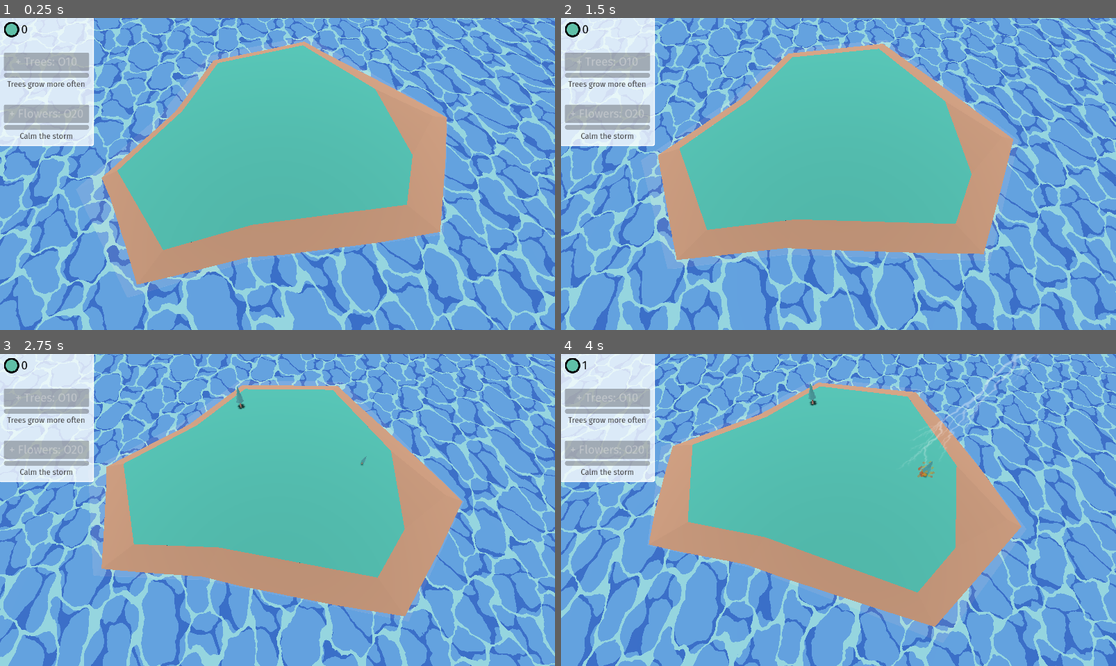
Above: before the commit, frames 1-4 (two rows, left to right).
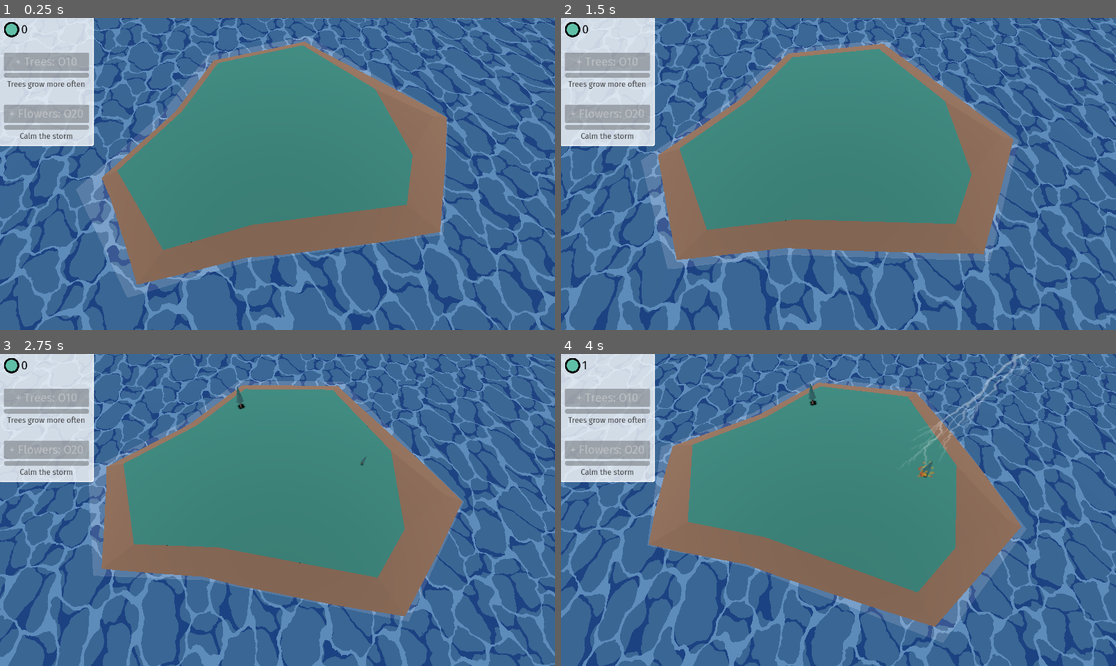
Above: after the commit, the same moments.

Repository: lumi-a/ecotomata
Game: Godot game, scene res://main.tscn
The game is run twice, just before and just after one commit, with the same random seed, the same clock (stepped at 60 frames per second) and the same inputs.
Inputs:
- Up to frame 1 (0.25 s): no input
- Up to frame 2 (1.5 s): no input
- Up to frame 3 (2.75 s): no input
- Up to frame 4 (4 s): no input

The runs differ from the first frame. In frame 1, 93% of the frame differs, in the area x 0-100%, y 0-100%; in frame 2, 93%; in frame 3, 93%; in frame 4, 93%.

Commit message:
Change lighting over time

Diff:
--- a/island.gd
+++ b/island.gd
@@ -3,7 +3,8 @@
 @export var camera_rotation_node: Node3D
 var camera: Camera3D
 @export var ui_node: Control
-@export var victory: Label
+@export var victory: Control
+@export var environment: WorldEnvironment
 
 const num_initial_sapling_attempts: int = 0
 const num_initial_plant_attempts: int = 0
@@ -171,6 +172,10 @@
 			ui_node.modulate.a = 0
 			victory.modulate.a = 1
 
+	var lambda = min(1, 3 * delta)
+	environment.environment.background_energy_multiplier = lerp(environment.environment.background_energy_multiplier, lerp(0.1, 0.5, ui_node.flower_level / ui_node.flower_max_level), lambda)
+	print(environment.environment.background_energy_multiplier)
+
 
 	# try adding flowers
 	var flower_attempts_this_frame = 0
--- a/main.tscn
+++ b/main.tscn
@@ -16,7 +16,7 @@
 
 [sub_resource type="Environment" id="Environment_8wxtr"]
 background_mode = 2
-background_energy_multiplier = 0.5
+background_energy_multiplier = 0.1
 sky = SubResource("Sky_0sog2")
 
 [sub_resource type="ShaderMaterial" id="ShaderMaterial_kxo6q"]
@@ -54,34 +54,60 @@
 [node name="water" type="MeshInstance3D" parent="."]
 mesh = SubResource("PlaneMesh_y60lx")
 
-[node name="island" parent="." node_paths=PackedStringArray("camera_rotation_node", "ui_node", "victory") instance=ExtResource("2_5c6a2")]
+[node name="island" parent="." node_paths=PackedStringArray("camera_rotation_node", "ui_node", "victory", "environment") instance=ExtResource("2_5c6a2")]
 transform = Transform3D(1, 0, 0, 0, 1, 0, 0, 0, 1, 0, -0.810748, 0)
 script = ExtResource("4_c1278")
 camera_rotation_node = NodePath("../camera_rotation")
 ui_node = NodePath("../ui")
 victory = NodePath("../victory")
+environment = NodePath("../WorldEnvironment")
 
 [node name="sun" type="DirectionalLight3D" parent="."]
 transform = Transform3D(1, 0, 0, 0, 0.252998, 0.967467, 0, -0.967467, 0.252998, -6.61002, 40.3401, -0.405594)
 shadow_enabled = true
 
-[node name="ui" parent="." instance=ExtResource("5_coy3p")]
-
-[node name="victory" type="Label" parent="."]
-anchors_preset = 8
-anchor_left = 0.5
-anchor_top = 0.5
-anchor_right = 0.5
-anchor_bottom = 0.5
-offset_left = -79.0
-offset_top = -11.5
-offset_right = 79.0
-offset_bottom = 11.5
+[node name="victory" type="Control" parent="."]
+layout_mode = 3
+anchors_preset = 15
+anchor_right = 1.0
+anchor_bottom = 1.0
 grow_horizontal = 2
 grow_vertical = 2
+
+[node name="victory" type="Label" parent="victory"]
+layout_mode = 1
+anchors_preset = 7
+anchor_left = 0.5
+anchor_top = 1.0
+anchor_right = 0.5
+anchor_bottom = 1.0
+offset_left = -189.5
+offset_top = -98.0
+offset_right = 189.5
+offset_bottom = -53.0
+grow_horizontal = 2
+grow_vertical = 0
 size_flags_horizontal = 4
 theme = SubResource("Theme_pqc6n")
 theme_override_colors/font_color = Color(1, 1, 1, 1)
 theme_override_colors/font_shadow_color = Color(0, 0, 0, 1)
 theme_override_font_sizes/font_size = 32
-text = "Vegetation Restored"
+text = "Thank you for playing <3"
+horizontal_alignment = 1
+
+[node name="LinkButton" type="LinkButton" parent="victory"]
+layout_mode = 1
+anchors_preset = 7
+anchor_left = 0.5
+anchor_top = 1.0
+anchor_right = 0.5
+anchor_bottom = 1.0
+offset_left = -66.0
+offset_top = -40.0
+offset_right = 66.0
+grow_horizontal = 2
+grow_vertical = 0
+text = "Source at GitHub"
+uri = "https://github.com/lumi-a/ecotomata"
+
+[node name="ui" parent="." instance=ExtResource("5_coy3p")]
